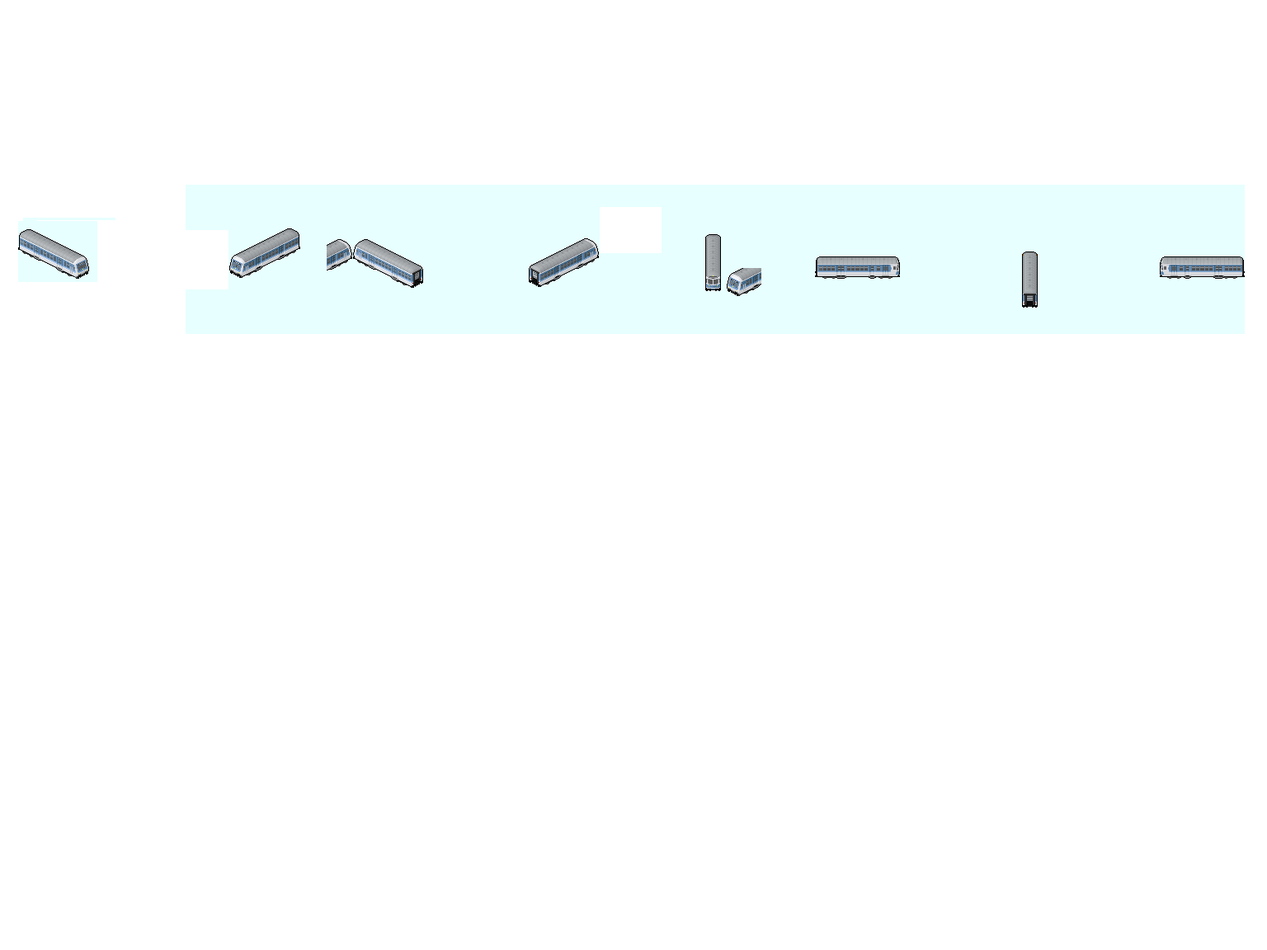
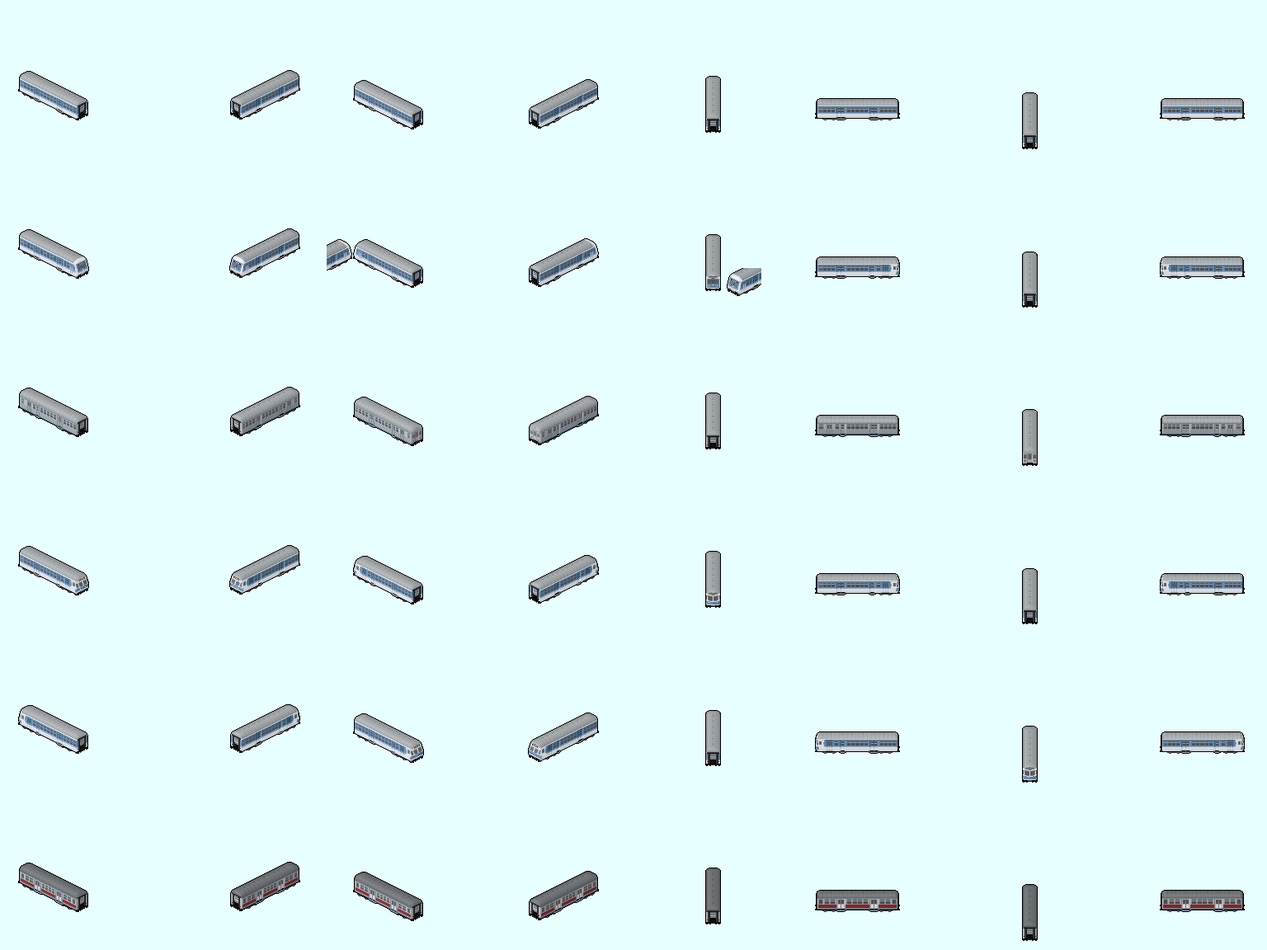
Two versions of the same layered image (w=1267, h=950). Layer-by-layer changes:
painted on "Back" over <box>705,278,720,288</box>
showed "Passenger_Train_1986_Mintling.png" over <box>0,0,1267,950</box>
